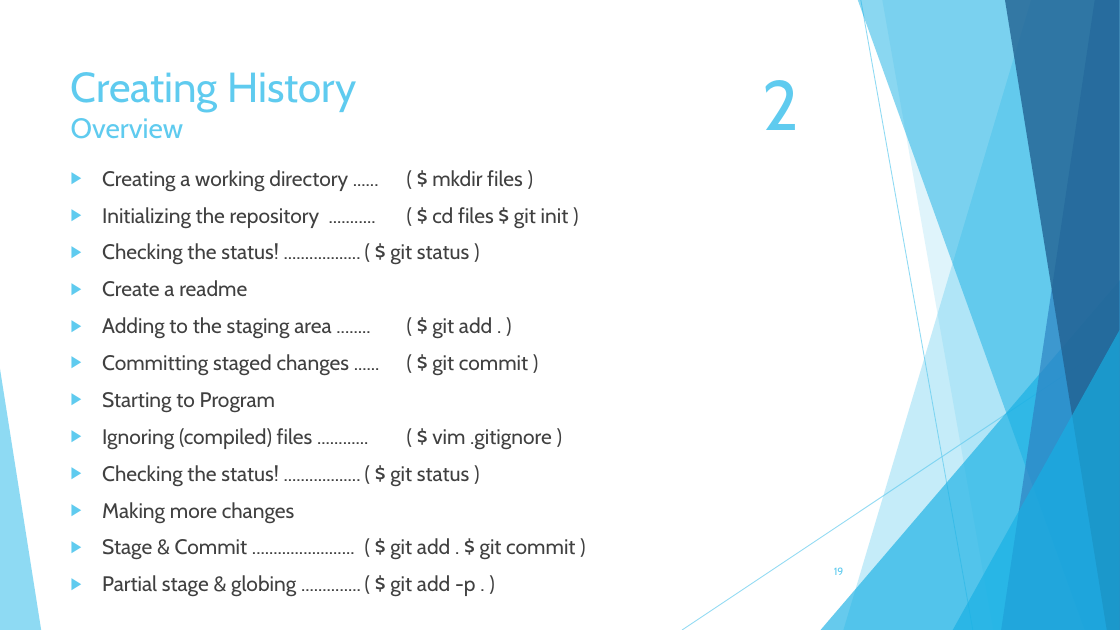
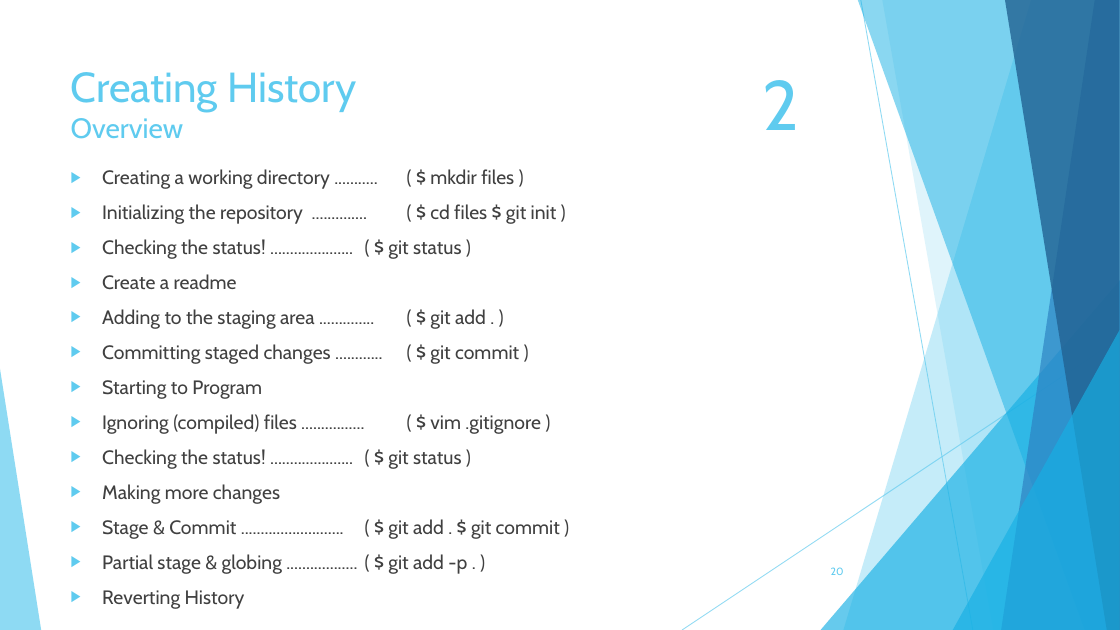
Before and after one commit to TechplexEngineer/GitCheatSheet, a slide deck: slide 20 of ppt/Getting started with GIT.pptx (slide 19 before the commit). Drawn at 1120x630 pixels with LibreOffice and Linux fonts; fonts in the diff are those of the drawing. Boxes give left, top, right and bottom in pixels: in the first picture for what was removed or moved away, otherwise in the second. Text is boxed around its words. In the diff, an @@ line names an element or a change of style, - is before the commit and + after.

Commit message:
Working on my presentation

```diff
--- a/ppt/Getting started with GIT.pptx
+++ b/ppt/Getting started with GIT.pptx
@@ text at (x1=102, y1=169, x2=557, y2=259): text changed; size 18 to 16.6 pt @@
-▶ Creating a working directory ...... ( $ mkdir files )
-▶ Initializing the repository ........... ( $ cd files $ git init )
-▶ Checking the status! .................. ( $ git status )
+▶ Creating a working directory ........... ( $ mkdir files )
+▶ Initializing the repository .............. ( $ cd files $ git init )
+▶ Checking the status! ..................... ( $ git status )
@@ text at (x1=102, y1=274, x2=280, y2=504): size 18 to 16.6 pt in "Create a readme", "Starting to Program", "Making more changes" @@
@@ text at (x1=102, y1=309, x2=519, y2=364): text changed; size 18 to 16.6 pt @@
-▶ Adding to the staging area ........ ( $ git add . )
-▶ Committing staged changes ...... ( $ git commit )
+▶ Adding to the staging area .............. ( $ git add . )
+▶ Committing staged changes ............ ( $ git commit )
@@ text at (x1=102, y1=414, x2=461, y2=469): text changed; size 18 to 16.6 pt @@
-▶ Ignoring (compiled) files ............ ( $ vim .gitignore )
-▶ Checking the status! .................. ( $ git status )
+▶ Ignoring (compiled) files ................ ( $ vim .gitignore )
+▶ Checking the status! ..................... ( $ git status )
@@ text at (x1=102, y1=520, x2=467, y2=609): text changed; size 18 to 16.6 pt @@
-▶ Stage & Commit ........................ ( $ git add . $ git commit )
-▶ Partial stage & globing .............. ( $ git add -p . )
+▶ Stage & Commit .......................... ( $ git add . $ git commit )
+▶ Partial stage & globing .................. ( $ git add -p . )
+▶ Reverting History
@@ page number at (x1=831, y1=567, x2=844, y2=575): text changed @@
-19
+20
```
Also in this commit, not shown: 19 other slides changed, 6 slides added, 3 slides removed, 21 other files.
